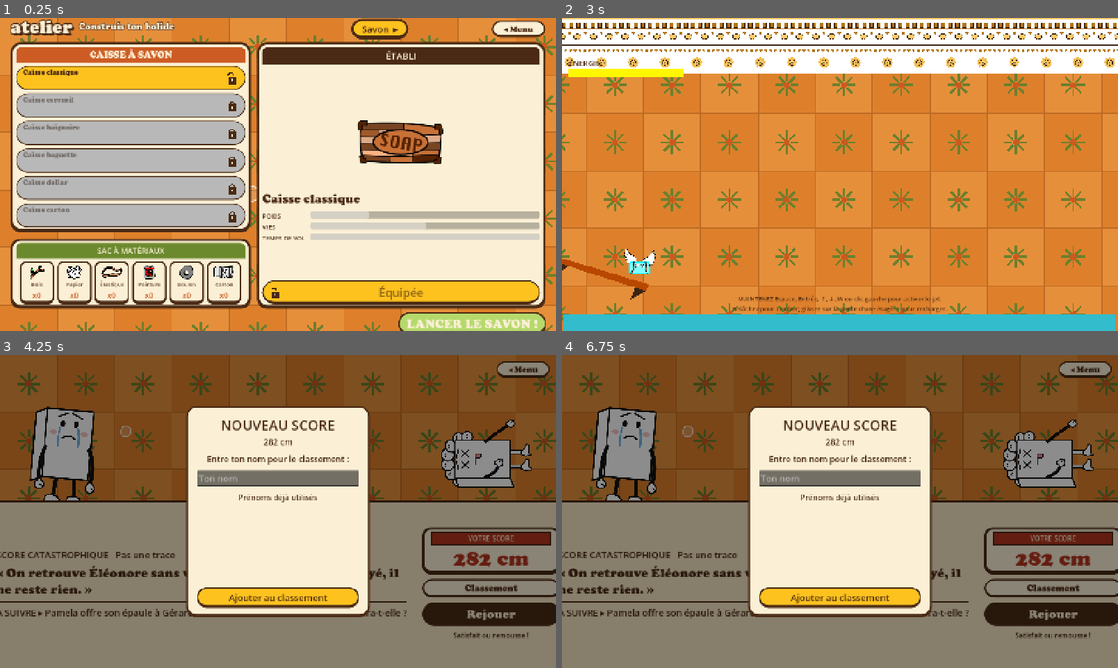
Above: before the commit, frames 1-4 (two rows, left to right).
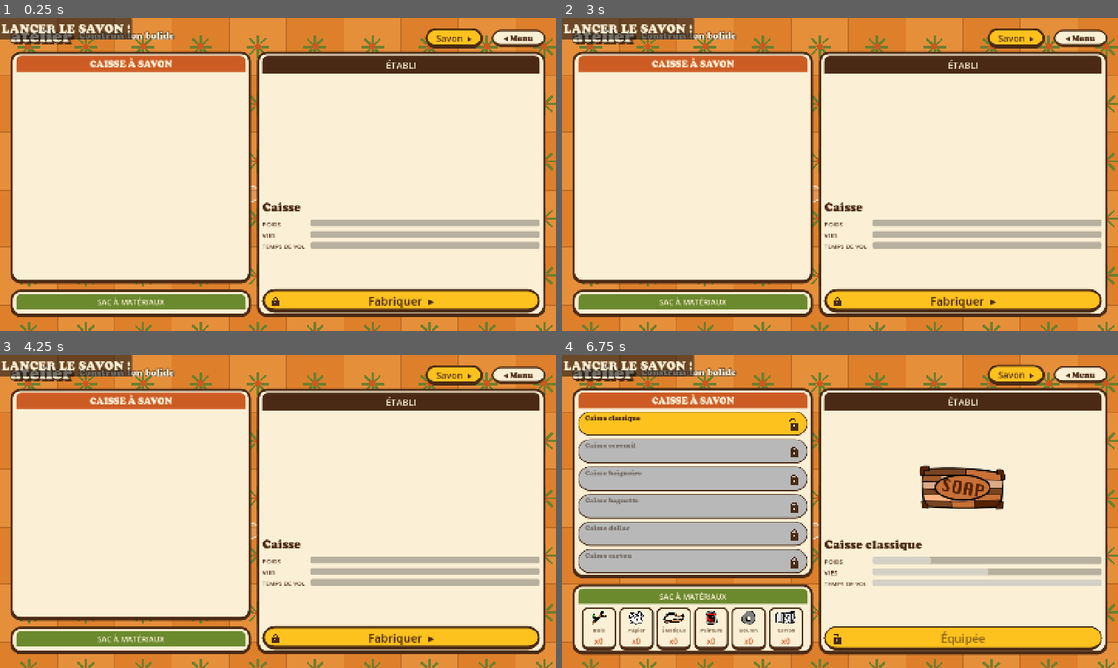
Above: after the commit, the same moments.

Repository: atostivint/LesAilesEtLaCaisse
Game: Godot game, scene res://scenes/atelier.tscn
The game is run twice, just before and just after one commit, with the same random seed, the same clock (stepped at 60 frames per second) and the same inputs. Sound files missing from this copy of the repository are replaced by a short silence.
Inputs (mouse positions are in pixels of both pictures, inside the frame that each line leads up to):
- Up to frame 1 (0.25 s): no input
- Up to frame 2 (3 s): click "Savon ▸" at 0.5 s; click "◂ Atelier" at 1.25 s; move the mouse to (962, 158) at 2.02 s; hold Space (thrust) 2.03-2.75 s; click (962, 158) at 2.17 s; click (695, 77) at 2.77 s
- Up to frame 3 (4.25 s): click (489, 614) at 3.5 s, where only the run before the commit has a clickable "Rejouer"
- Up to frame 4 (6.75 s): click (1051, 614) at 4.25 s, where only the run before the commit has a clickable "Rejouer"; click (1051, 614) at 5 s, where only the run before the commit has a clickable "Rejouer"; click (1051, 589) at 5.75 s, where only the run before the commit has a clickable "Classement"; click (962, 636) at 6.5 s, where only the run after the commit has a clickable "Fabriquer ▸"

The runs differ from the first frame. In frame 1, 51% of the frame differs, in the area x 0-99%, y 0-100%; in frame 2, 96%, in the area x 0-100%, y 0-100%; in frame 3, 84%; in frame 4, 88%.
Error after the commit: Invalid access to property or key 'pressed' on a base object of type 'null instance'. (res://scripts/atelier.gd:45)

Commit message:
Atelier : savon à côté du menu, padding sous Lancer le savon
Co-Authored-By: Claude Haiku 5.5 <noreply@anthropic.com>

Diff:
--- a/scenes/atelier.tscn
+++ b/scenes/atelier.tscn
@@ -172,11 +172,6 @@
 theme_override_styles/disabled = SubResource("btn_yellow")
 text = "Savon  ▸"
 
-[node name="ReserveMenu" type="Control" parent="Margin/Main/Haut/Boutons/BoutonsBox"]
-custom_minimum_size = Vector2(170, 0)
-layout_mode = 2
-size_flags_vertical = 4
-
 [node name="BoutonMenu" parent="Margin/Main/Haut/Boutons/BoutonsBox" instance=ExtResource("9_menu")]
 custom_minimum_size = Vector2(140, 44)
 layout_mode = 2
@@ -380,7 +375,11 @@
 mouse_filter = 2
 script = ExtResource("7_cad")
 
-[node name="Bas" type="HBoxContainer" parent="Margin/Main"]
+[node name="BasMarge" type="MarginContainer" parent="Margin/Main"]
+layout_mode = 2
+theme_override_constants/margin_bottom = 16
+
+[node name="Bas" type="HBoxContainer" parent="Margin/Main/BasMarge"]
 layout_mode = 2
 alignment = 2
 theme_override_constants/separation = 20
